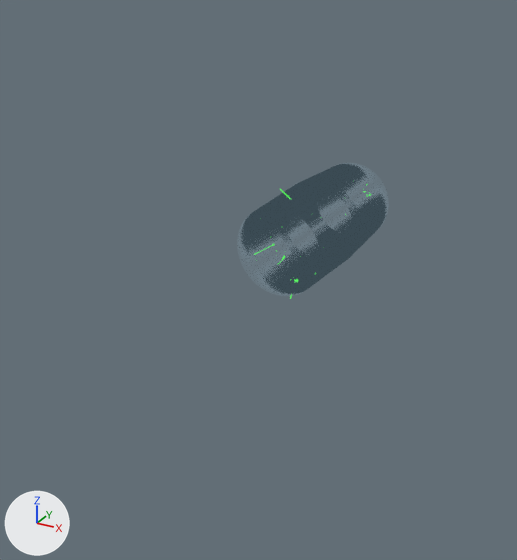
Two versions of the glTF model static/events/10.glb, one commit apart.
Camera for both pictures: a camera (50 mm lens) standing at (9.51, -21.59, 8.19) and looking at (-0.85, -2.75, -1.23). Arrows for +X, +Y and +Z are at lower left; the lights stay in place. Where no turn or scale is listed for an object, it has been applied to the vertices.
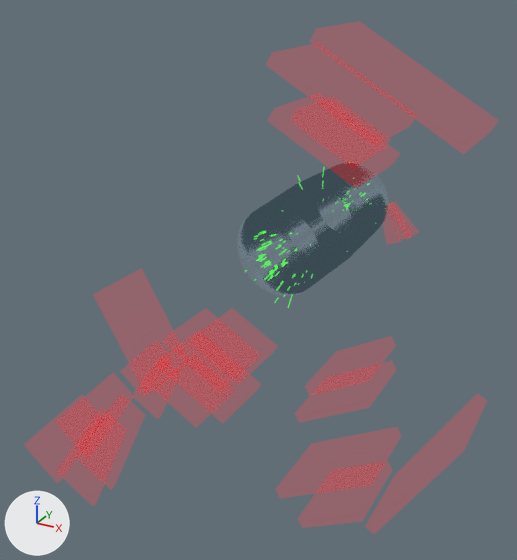
The change, as a list of edits to the scene's bpy script:
```text
Add mat_material_786:
    mat_material_786 = bpy.data.materials.new('Material_786')
    # nodes: BsdfTransparent, Emission, LightPath, MixShader, OutputMaterial
    # colours: red #ff0000
Add mat_material_784:
    mat_material_784 = bpy.data.materials.new('Material_784')
    # nodes: BsdfTransparent, Emission, LightPath, MixShader, OutputMaterial
    # colours: green #59ff59
Add me_mesh_786:
    me_mesh_786.from_pydata(...)  # 184 vertices, 276 faces; spans x -7.0..7.0, y -9.6..6.2, z -6.9..6.9
    me_mesh_786.materials.append(mat_material_786)
Add me_mesh_784:
    me_mesh_784.from_pydata(...)  # 1368 vertices, 2052 faces; spans x -1.06..1.35, y -4.07..4.19, z -1.57..1.41
    me_mesh_784.materials.append(mat_material_784)
Add ob_muonchambers_v1_001:
    ob_muonchambers_v1_001 = bpy.data.objects.new('MuonChambers_V1.001', me_mesh_786)
    ob_muonchambers_v1_001.location = (0.0, 0.0, 0.0)
Add ob_eerechits_v2_001:
    ob_eerechits_v2_001 = bpy.data.objects.new('EERecHits_V2.001', me_mesh_784)
    ob_eerechits_v2_001.location = (0.0, 0.0, 0.0)
```

Location of each change, [x1, y1, x2, y2] in pixels of the pictures (517 x 560 px):
'MuonChambers_V1.001', added
    after: [24, 21, 499, 534]
'EERecHits_V2.001', added
    after: [245, 230, 313, 303]
